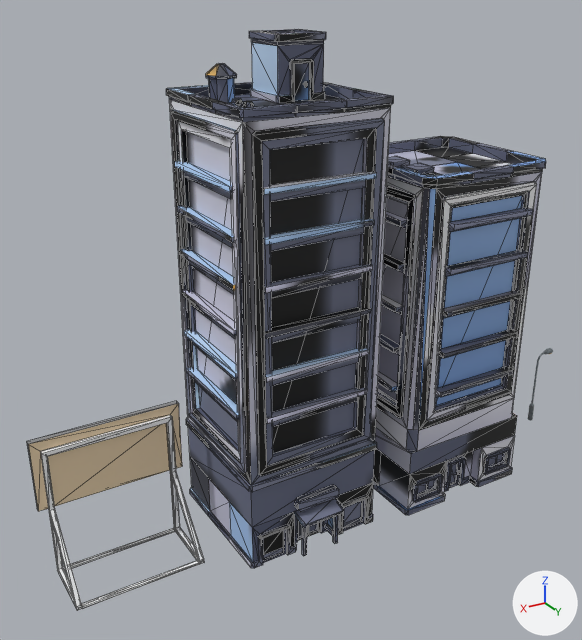
Before and after pictures for a commit that changed the FBX model assets/meshes/biomes/City.fbx.
Before and after are seen from a 50 mm lens placed at (125.6, 103.1, 87.9), pointed at (62.0, -2.9, 34.9). The lights are fixed; the arrows at lower right show +X, +Y and +Z. The first picture is the older version. Mesh edges are drawn as thin lines on the coarser meshes. Vertices at exactly the same position are counted once.

The scene before the commit, as lines of its bpy script (objects in view):
```python
me_city_billboard = bpy.data.meshes.new('City_Billboard')
me_city_billboard.from_pydata(...)  # 62 vertices, 136 faces; spans x -12.0..12.0, y -5.7..5.7, z 0.0..24.0
me_city_billboard.materials.append(mat_city_billboard)  # picture img_city_billboard_png
me_city_tower = bpy.data.meshes.new('City_Tower')
me_city_tower.from_pydata(...)  # 975 vertices, 1292 faces; spans x -14.2..14.2, y -14.2..14.2, z 0.0..60.0
me_city_tower.materials.append(mat_city_tower)  # picture img_city_tower_png
me_city_towerpink = bpy.data.meshes.new('City_TowerPink')
me_city_towerpink.from_pydata(...)  # 1203 vertices, 1704 faces; spans x -12.5..12.5, y -13.6..13.6, z 0.0..80.0
me_city_towerpink.materials.append(mat_city_towerpink)  # picture img_city_towerpink_png
ob_city_billboard = bpy.data.objects.new('City_Billboard', me_city_billboard)
ob_city_billboard.location = (94.1, 0.0, 0.0)
ob_city_tower = bpy.data.objects.new('City_Tower', me_city_tower)
ob_city_tower.location = (34.9, 0.0, 0.0)
ob_city_towerpink = bpy.data.objects.new('City_TowerPink', me_city_towerpink)
ob_city_towerpink.location = (65.6, 0.0, 0.0)
```
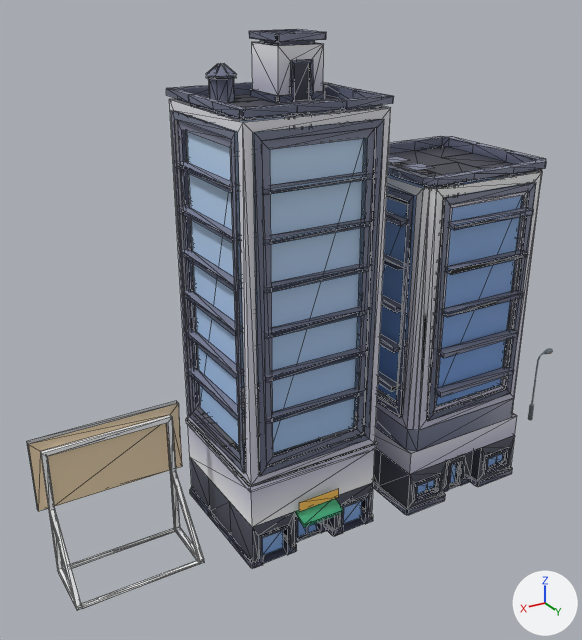
The change, as JSON lines over the scene's bpy script:
```json
{"block": "me_city_towerpink", "where": "# used by ob_city_towerpink; location = (65.6, 0.0, 0.0)"}
{"op": "remove", "block": "me_city_towerpink", "code": "me_city_towerpink.from_pydata(...)  # 1203 vertices, 1704 faces; spans x -12.5..12.5, y -13.6..13.6, z 0.0..80.0"}
{"op": "add", "block": "me_city_towerpink", "code": "me_city_towerpink.from_pydata(...)  # 1509 vertices, 600 faces; spans x -12.5..12.5, y -13.6..13.6, z 0.0..80.0"}
{"block": "me_city_towerpink", "change": "me_city_towerpink part 1: 24 loose pieces with 192 vertices, spanning x -11.8..11.8, y -12.8..10.7, z 24.9..61.0, are deleted"}
{"block": "me_city_towerpink", "change": "me_city_towerpink part 2: 2 vertices moved within x 8.2, y 3.6..6.7, z 72.4; 326 vertices removed from x -12.2..12.2, y -13.2..13.6, z 0.0..79.0; 802 vertices added at x -12.5..12.5, y -13.6..13.6, z 0.0..80.0"}
{"block": "me_city_towerpink", "change": "me_city_towerpink part 3: 26 vertices removed from x -2.0..2.0, y -13.3..-12.8, z 1.9..5.9; 48 vertices added at x -12.0..12.0, y -13.3..-12.8, z 0.0..5.9"}
{"block": "me_city_towerpink", "change": "me_city_towerpink part 4: 403 kept faces spanning x -12.5..12.5, y -13.6..11.5, z 0.0..80.0 get new texture (UV) coordinates"}
{"block": "me_city_tower", "where": "# used by ob_city_tower; location = (34.9, 0.0, 0.0)"}
{"op": "remove", "block": "me_city_tower", "code": "me_city_tower.from_pydata(...)  # 975 vertices, 1292 faces; spans x -14.2..14.2, y -14.2..14.2, z 0.0..60.0"}
{"op": "add", "block": "me_city_tower", "code": "me_city_tower.from_pydata(...)  # 1055 vertices, 600 faces; spans x -14.2..14.2, y -14.2..14.2, z 0.0..60.0"}
{"block": "me_city_tower", "change": "me_city_tower part 5: 17 loose pieces with 136 vertices, spanning x -12.9..12.9, y -12.9..12.9, z 22.3..52.0, are deleted"}
{"block": "me_city_tower", "change": "me_city_tower part 6: 4 vertices moved from x -12.5..12.5, y -12.5..12.5, z 58.3 to x -12.5..12.5, y -12.5..12.5, z 56.8; 178 vertices removed from x -12.9..12.9, y -12.9..12.9, z 18.0..59.2; 295 vertices added at x -14.2..14.2, y -14.2..14.2, z 18.0..60.0"}
{"block": "me_city_tower", "change": "me_city_tower part 7: 98 vertices removed from x -11.5..11.5, y -13.0..12.9, z 2.0..6.3; 197 vertices added at x -12.8..12.8, y -13.0..12.9, z 0.0..6.3"}
{"block": "me_city_tower", "change": "me_city_tower part 8: 377 kept faces spanning x -14.2..14.2, y -14.2..14.2, z 0.0..60.0 get new texture (UV) coordinates"}
```

Pixel boxes [x1, y1, x2, y2] of what changed, in the pictures (582 x 640 px; the box of a moved part takes in the faces that stretch with it):
```json
{"object": "City_Tower", "change": "reshaped", "before": [373, 136, 546, 515], "after": [354, 136, 546, 515]}
{"part": 1, "of": "me_city_towerpink", "change": "deleted", "before": [183, 171, 366, 427], "on screen": "mostly hidden"}
{"part": 2, "of": "me_city_towerpink", "change": "cut back", "before": [169, 40, 391, 563], "after": [166, 29, 391, 568]}
{"part": 3, "of": "me_city_towerpink", "change": "moved or reshaped", "after": [192, 492, 211, 513], "on screen": "not visible before"}
{"part": 4, "of": "me_city_towerpink", "change": "surface changed", "before": [166, 30, 393, 568], "after": [166, 30, 393, 568]}
{"part": 5, "of": "me_city_tower", "change": "deleted", "before": [387, 216, 527, 398], "on screen": "mostly hidden"}
{"part": 6, "of": "me_city_tower", "change": "moved or reshaped", "before": [377, 156, 542, 430], "after": [377, 136, 546, 430]}
{"part": 7, "of": "me_city_tower", "change": "cut back", "before": [407, 435, 515, 509], "after": [381, 435, 515, 515]}
{"part": 8, "of": "me_city_tower", "change": "surface changed", "before": [373, 136, 546, 515], "after": [373, 136, 546, 515]}
```
